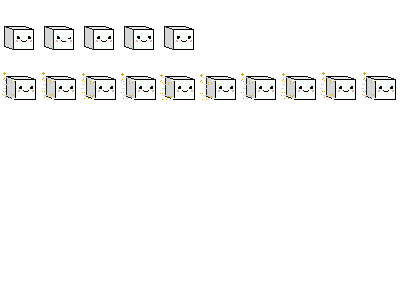
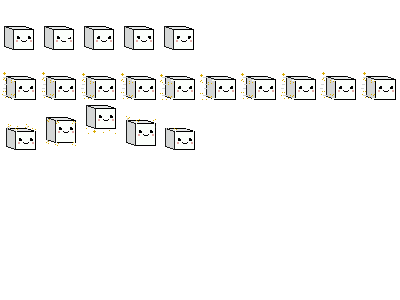
Comparing the layer stacks of the two 400x300 images. Changes:
added layer "JUMP" above "IDLE" over [6, 105, 195, 150]
